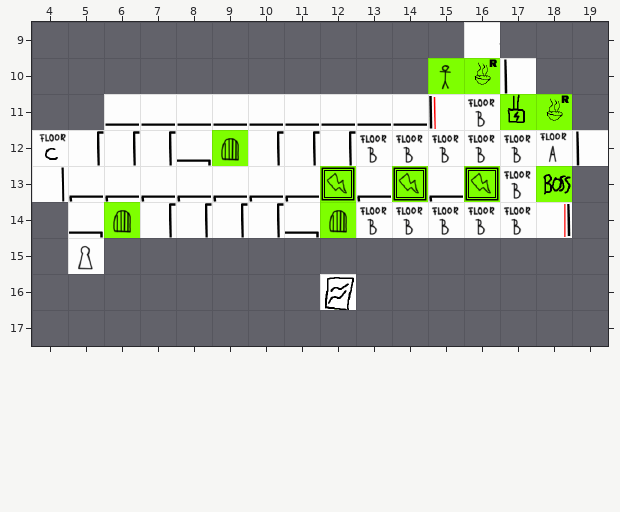
Tiled map: assets/levels/Level4.tmx. This is how it looked before the edit.
Cells are 64x64 px. Shown: x 4..19, y 9..17. The commit also replaced the tileset; all pictures use the new one.
And afterwards:
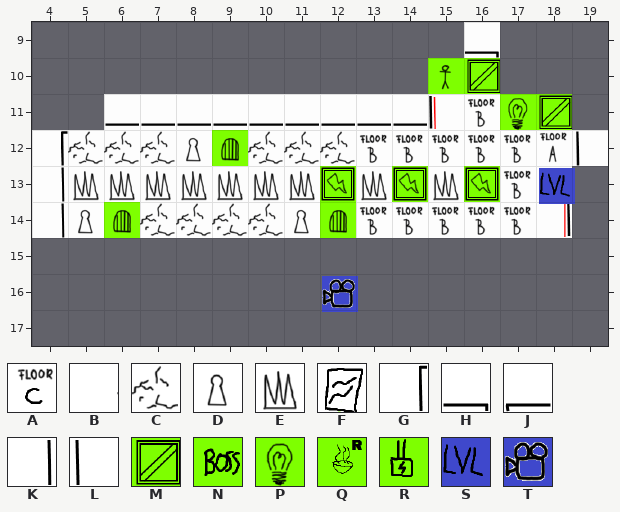
Key: from "Tileset": A 2, B 3, C 4, D 5, E 6, F 7, G 16, H 17, J 18, K 20, L 22, M 34, N 37, P 38, Q 47, R 48, S 56, T 57.
_ is an empty cell, . an unchanged one.
Objects are placed by their top-left corner, in cells (3,4 is the top-left corner of cell 3,4); size is 1x1 cell unless given.
Difference:
--- layer "Tile Layer 1"
@@ x 16..17 @@
- 9 B.
-10 .L
+ 9 H.
+10 ._
@@ x 4..15 @@
-12 AGGGH.GGG...
-13 .JJJJJJJ.J.J
-14 _H.GGGGH....
-15 .D..........
+12 GCCCD.CCC...
+13 .EEEEEEE.E.E
+14 KD.CCCCD....
+15 ._..........
--- layer "Tile Layer 2"
@@ x 16..18 @@
-10 Q..
-11 .RQ
+10 M..
+11 .PM
--- layer "Object Layer 1"
+S at 18.1,13
+T at 12.1,16.1
-N at 18,13
-F at 12,16
Where, in picture pixels (left, top, right, bottom), the same in both pictures:
changed: (465, 43, 572, 130)
changed: (32, 131, 391, 274)
changed: (429, 171, 463, 202)
changed: (536, 166, 575, 204)
changed: (320, 274, 358, 312)
